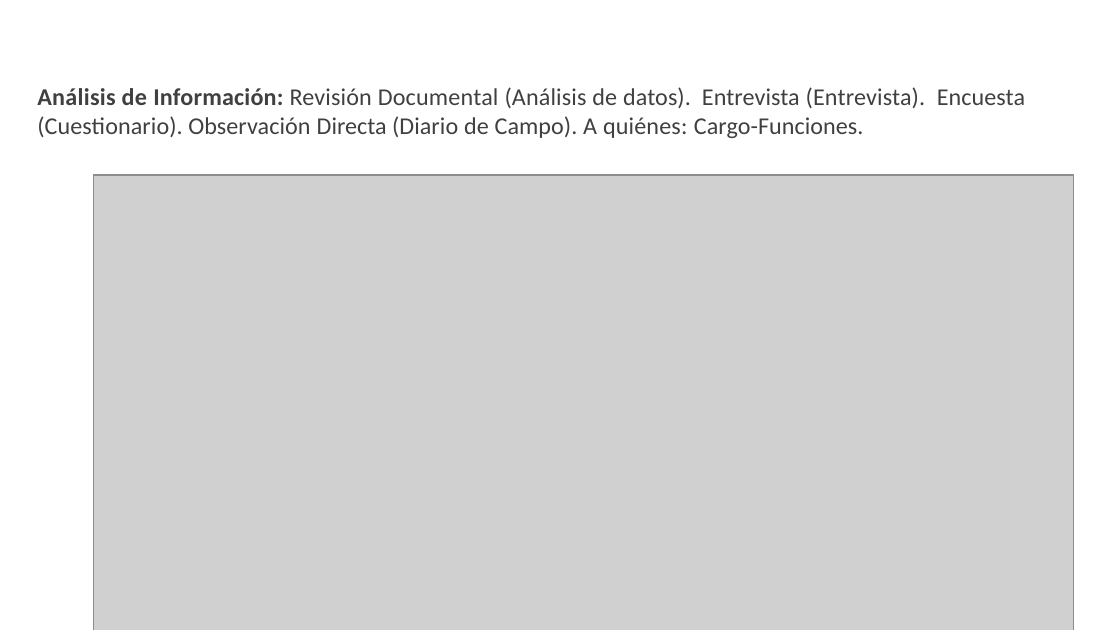
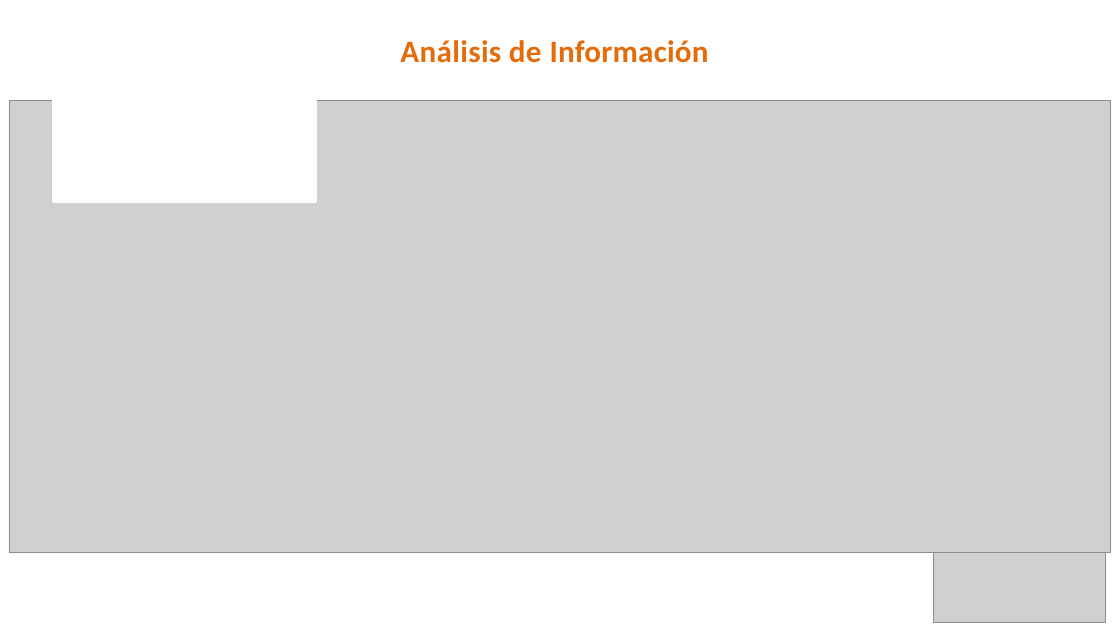
Before and after one commit to kamor31232/Proyecto_adsi, a slide deck: slide 7 of App/app_documentacion/1er_trimestre/1_proyecto/1_1_1_presentacion_proyecto.pptx (slide 8 before the commit). Drawn at 1120x630 pixels with LibreOffice and Linux fonts; fonts in the diff are those of the drawing; grey boxes stand for pictures; background and template pictures are left out. Boxes give left, top, right and bottom in pixels: in the first picture for what was removed or moved away, otherwise in the second. Text is boxed around its words. In the diff, an @@ line names an element or a change of style, - is before the commit and + after.

```diff
--- a/App/app_documentacion/1er_trimestre/1_proyecto/1_1_1_presentacion_proyecto.pptx
+++ b/App/app_documentacion/1er_trimestre/1_proyecto/1_1_1_presentacion_proyecto.pptx
@@ text at [400, 40, 709, 63]: text changed; size 15.5 to 20 pt; text colour #404040 to #E46C0A; bold on @@
-Análisis de Información: Revisión Documental (Análisis de datos). Entrevista (Entrevista). Encuesta (Cuestionario). Observación Directa (Diario de Campo). A quiénes: Cargo-Funciones.
+Análisis de Información
@@ rectangle added at [54, 62, 315, 202], fill #FFFFFF, outline #FFFFFF 2 pt @@
@@ picture: place and size @@
-picture at [93, 175, 1073, 630]
+picture at [9, 101, 1110, 553]
@@ picture added at [933, 553, 1105, 623] @@
```
Also in this commit, not shown: 6 other slides changed, 3 slides added, 2 slides removed.
